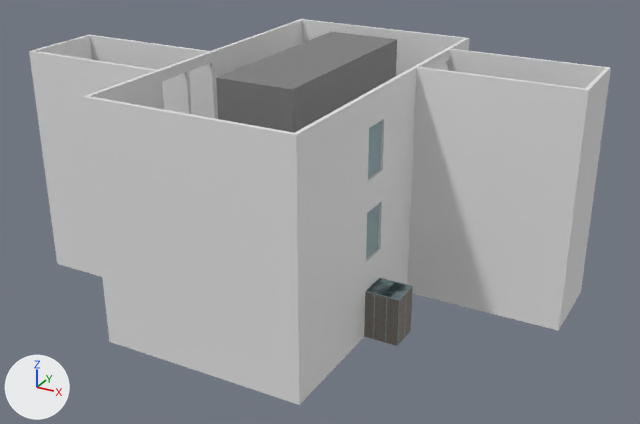
The Blender file Blender/医院2.blend, before and after one commit.
One viewpoint serves both versions: a camera (50 mm lens) standing at (21.0, -27.1, 22.5) and looking at (1.2, 8.9, 4.5). Arrows for +X, +Y and +Z are at lower left; the lights stay in place. The picture after the commit comes second.

In view in the first picture: 'DL22', 'DR22', 'DR32', '墙壁', '房间.013', '房间.014', '房间.015', '房间.016', '房间.017', '房间.018', '电梯_2' and 1 more.
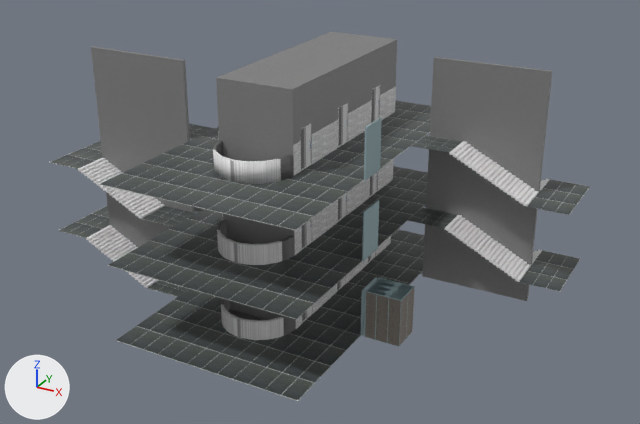
Where the newer file only moved an object's origin or applied its transform, the numbers keep the older frame.

Location of each change, [x1, y1, x2, y2] in pixels of the pictures (640 x 424 px):
'墙壁', hidden: before [29, 19, 611, 405]
'中隔.005', added: after [430, 57, 552, 154]
'中隔.004', added: after [91, 46, 190, 140]
'DR31', moved (not visible before): after [364, 123, 374, 181]
'DR21', moved, turned (not visible before): after [362, 206, 372, 261]
'DL31', moved (not visible before): after [373, 118, 382, 175]
'DL21', moved, turned (not visible before): after [371, 200, 379, 254]
'DL22', moved, turned (not visible afterwards): before [371, 204, 379, 254]
'DR32', moved, turned (not visible afterwards): before [368, 125, 374, 178]
'DR22', moved (not visible afterwards): before [366, 210, 372, 259]
part 1 of me_立方体_235, recoloured: before [29, 20, 611, 405]
'平面', unchanged, uncovered by the edit: after [116, 229, 424, 401]
'平面.001', unchanged, uncovered by the edit: after [107, 166, 428, 320]
'平面.002', unchanged, uncovered by the edit: after [99, 101, 431, 231]
'中隔.003', unchanged, uncovered by the edit: after [426, 142, 544, 231]

The edits, one by one:
me_立方体_235 is used by ob_墙壁; location (0.01, 0.1, 0.09).
me_立方体_235 had 300 vertices, 168 faces and spanned x -13.2..13.2, y -0.3..18.1, z -0.1..11.9.
me_立方体_235 now has 338 vertices, 202 faces, 4 loose edges and spans x -13.2..13.2, y -0.3..18.1, z -0.1..12.4.
me_立方体_235 part 1: 163 faces spanning x -13.2..13.2, y -0.3..18.1, z -0.1..11.9 switch from no material to mat_墙.
Edits to the shape of me_立方体_235 do not show in these pictures.
Mesh me_cube_007_1 is new.
It has 12 vertices, 10 faces and spans x -0.04..0.02, y -0.39..0.39, z -1.24..1.24.
It uses material mat_material_006 (picture img_elevator_png).
Mesh me_立方体_006 is new.
It has 8 vertices, 6 faces and spans x -3.0..2.8, y -0.1..0.1, z -2.04..2.01.
It uses material mat_墙.
Object '墙壁' (ob_墙壁) is now hidden.
Object 'DL11' (ob_dl11) now shows me_cube_012 instead of me_cube_005.
Object 'DR11' (ob_dr11) now shows me_cube_013 instead of me_cube_006.
Object 'DL21' (ob_dl21) now shows me_cube_014 instead of me_cube_007.
In object 'DL21' (ob_dl21), matrix_parent_inverse is now set to Matrix(((1.0, 0.0, 0.0, 0.0), (0.0, 1.0, 0.0, 0.0), (0.0, 0.0, 1.0, -4.0), (0.0, 0.0, 0.0, 1.0))).
Object 'DL21' (ob_dl21) moves from (-5.046, 12.97, 1.235) to (5.046, 7.176, 5.235).
Object 'DL21' (ob_dl21) turns from (0, 0, -90) to (0, 0, 90) degrees about x, y and z.
Object 'DR21' (ob_dr21) now shows me_cube_015 instead of me_cube_009.
In object 'DR21' (ob_dr21), matrix_parent_inverse is now set to Matrix(((1.0, 0.0, 0.0, 0.0), (0.0, 1.0, 0.0, 0.0), (0.0, 0.0, 1.0, -4.0), (0.0, 0.0, 0.0, 1.0))).
Object 'DR21' (ob_dr21) moves from (-5.046, 13.75, 1.235) to (5.046, 6.398, 5.235).
Object 'DR21' (ob_dr21) turns from (0, 0, -90) to (0, 0, 90) degrees about x, y and z.
Object 'DL31' (ob_dl31) now shows me_cube_016 instead of me_cube_010.
In object 'DL31' (ob_dl31), matrix_parent_inverse is now set to Matrix(((1.0, 0.0, 0.0, 0.0), (0.0, 1.0, 0.0, 0.0), (0.0, 0.0, 1.0, -8.0), (0.0, 0.0, 0.0, 1.0))).
Object 'DR31' (ob_dr31) now shows me_cube_017 instead of me_cube_011.
In object 'DR31' (ob_dr31), matrix_parent_inverse is now set to Matrix(((1.0, 0.0, 0.0, 0.0), (0.0, 1.0, 0.0, 0.0), (0.0, 0.0, 1.0, -8.0), (0.0, 0.0, 0.0, 1.0))).
Object 'DL22' (ob_dl22) now shows me_cube_007_1 instead of me_cube_014.
Object 'DL22' (ob_dl22) turns from (0, 0, 90) to (0, 0, 0) degrees about x, y and z.
Object 'DL22' (ob_dl22) moves from (5.046, 7.176, 5.235) to (-5.009, 12.97, 5.235).
Object 'DR22' (ob_dr22) moves from (5.046, 6.398, 5.235) to (-5.009, 13.75, 5.235).
Object 'DR32' (ob_dr32) turns from (0, 0, 90) to (0, 0, 0) degrees about x, y and z.
Object 'DR32' (ob_dr32) moves from (5.046, 6.398, 9.235) to (-5.019, 13.75, 9.235).
Object '中隔.005' (ob_中隔_005) is new; it shows me_立方体_006.
Its parent is ob_楼梯2.
Its location is (8.0, 13.25, 10.03).
Its rotation in degrees is (0, 0, -180).
Object '中隔.004' (ob_中隔_004) is new; it shows a copy of the mesh of ob_中隔_002.
Its parent is ob_楼梯1.
Its location is (-5.105, 12.48, 7.91).
